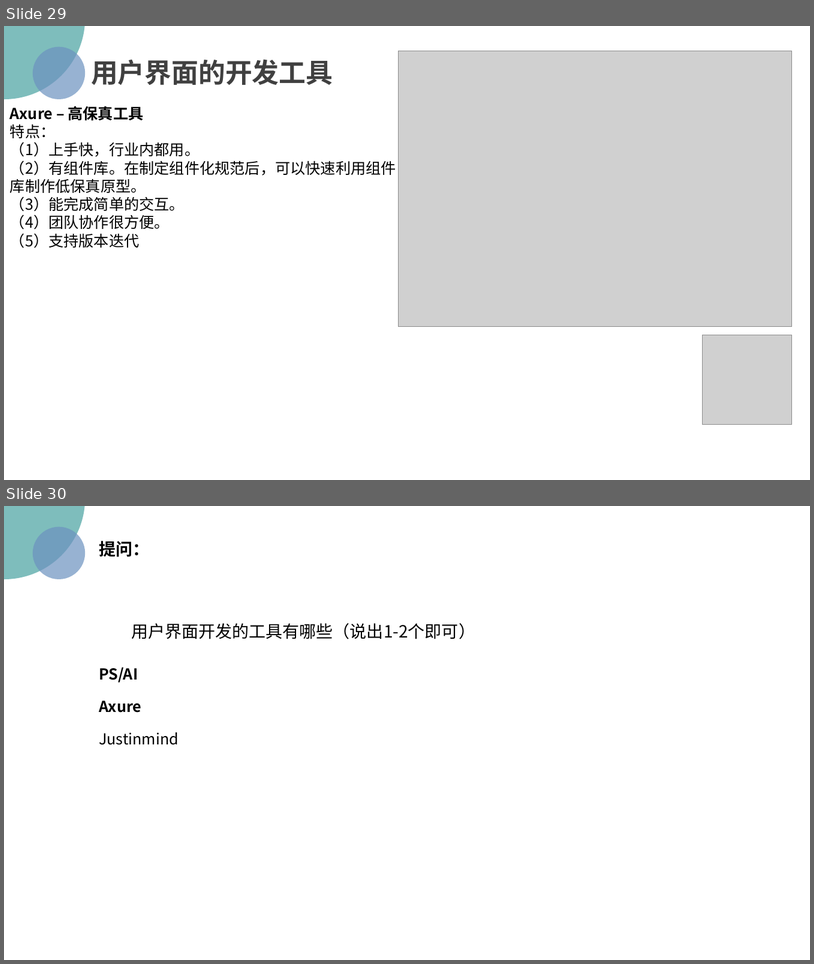
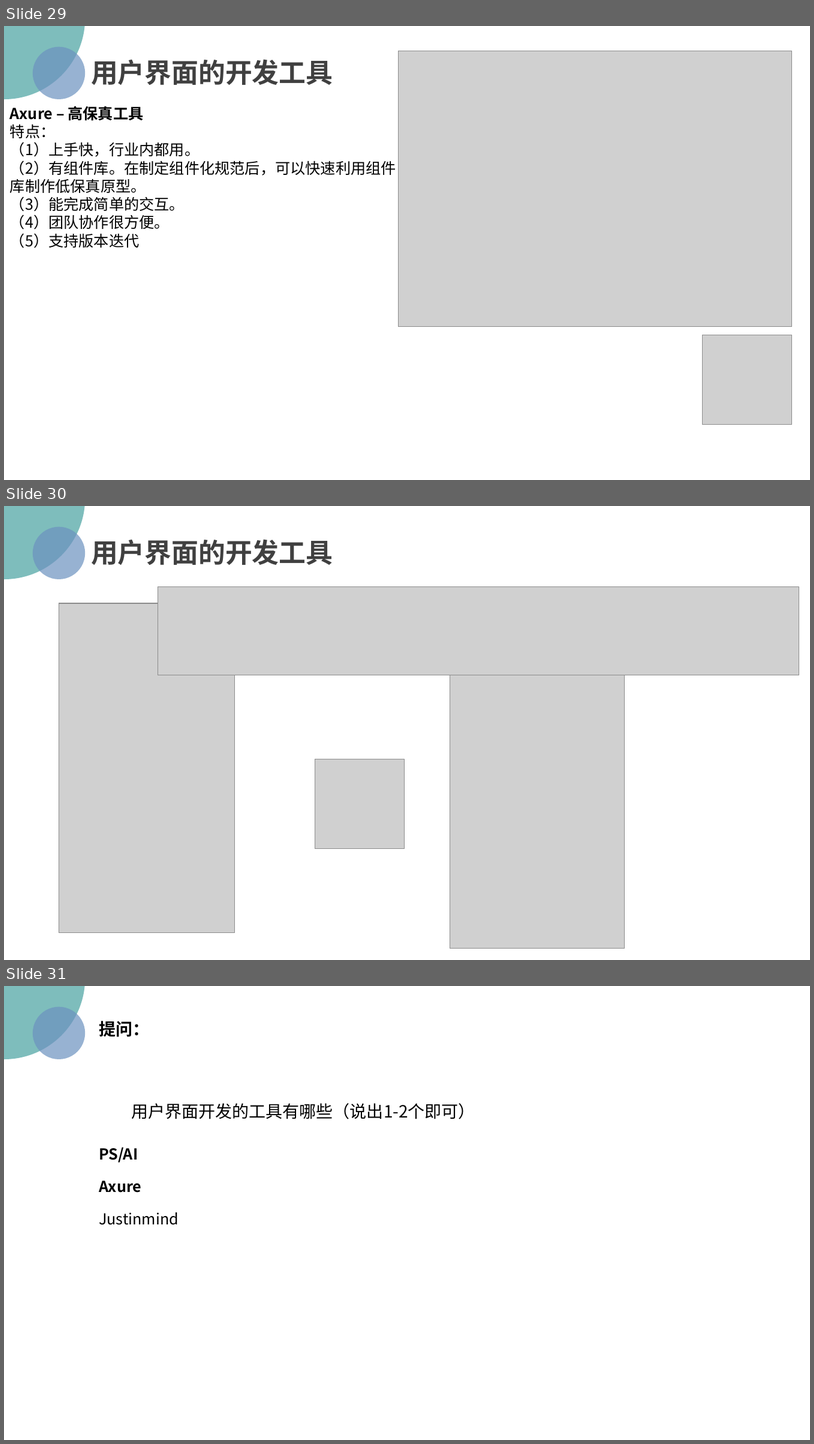
Before and after one commit to PRD2018/PRD2018-G15, a slide deck: 受控文档/02-其他任务/[PRD-15]UML基础二.pptx. Shown one above the other, each under a label of ours: slides 29 and 30 before the commit, slides 29, 30 and 31 after it. The pictures are 814x964 and 814x1444 pixels, drawn with LibreOffice and Linux fonts; fonts in the diff are those of the drawing; grey boxes stand for pictures; background and template pictures are left out. Boxes give left, top, right and bottom in pixels: in the first picture for what was removed or moved away, otherwise in the second. Text is boxed around its words. In the diff, an @@ line names an element or a change of style, - is before the commit and + after.

```diff
--- a/受控文档/02-其他任务/[PRD-15]UML基础二.pptx
+++ b/受控文档/02-其他任务/[PRD-15]UML基础二.pptx
@@ slide 30 added at <box>4,506,810,960</box>, background picture (left out) @@
@@ ellipse added at <box>4,506,85,579</box>, fill #48A2A0 at 70% opacity @@
@@ ellipse added at <box>32,526,85,579</box>, fill #6C92C0 at 70% opacity @@
@@ text added at <box>91,539,333,565</box>, 32 pt, text #404040, bold @@
+用户界面的开发工具
@@ picture added at <box>158,587,800,675</box> @@
@@ picture added at <box>59,603,235,933</box> @@
@@ picture added at <box>450,675,625,948</box> @@
@@ picture added at <box>315,759,404,849</box> @@
@@ what was slide 30 is now slide 31 @@
```
Also in this commit, not shown: 1 slide changed.
